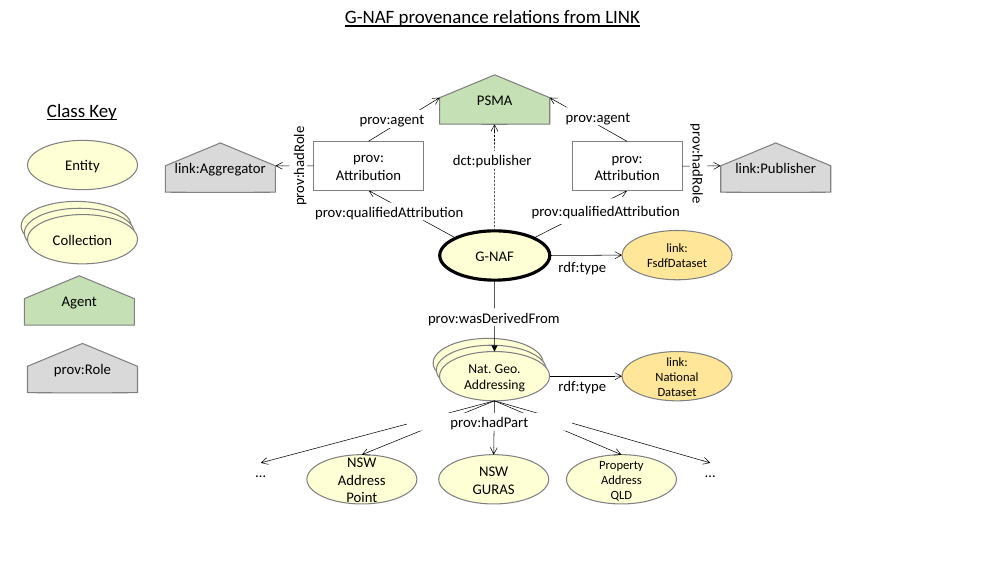
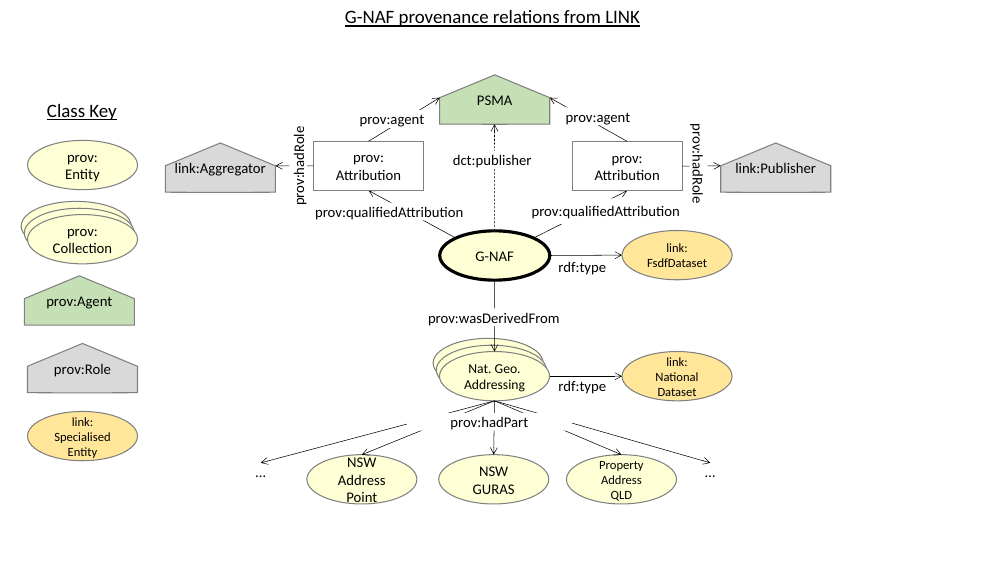
Before and after one commit to GeoscienceAustralia/fsdf-ont, a slide deck: slide 2 of docs/fsdf-ont-images.pptx. Drawn at 1008x567 pixels with LibreOffice and Linux fonts; fonts in the diff are those of the drawing. Boxes give left, top, right and bottom in pixels: in the first picture for what was removed or moved away, otherwise in the second. Text is boxed around its words. In the diff, an @@ line names an element or a change of style, - is before the commit and + after.

```diff
--- a/docs/fsdf-ont-images.pptx
+++ b/docs/fsdf-ont-images.pptx
@@ text in ellipse at bbox=[65, 155, 100, 182]: text changed @@
-Entity
+prov: Entity
@@ text in ellipse at bbox=[53, 229, 113, 253]: text changed @@
-Collection
+prov: Collection
@@ text in freeform shape at bbox=[46, 296, 112, 309]: text changed @@
-Agent
+prov:Agent
@@ arrow (495, 281) - (495, 352): arrowheads changed @@
@@ ellipse added at bbox=[27, 411, 138, 461], fill #FFE699, outline #808080 1 pt, 12 pt, text #000000 @@
+link:
+Specialised Entity
```
Also in this commit, not shown: 1 other slide changed, 3 slides added, 1 slide removed, 10 other files.
